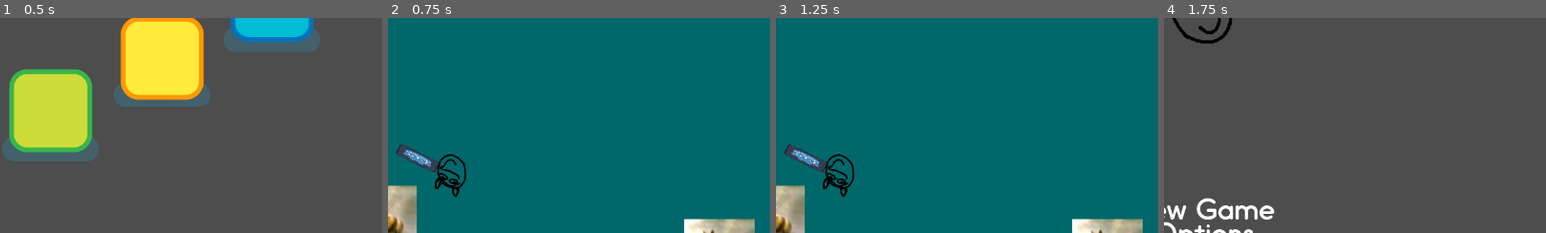
Above: before the commit, frames 1-4 (left to right).
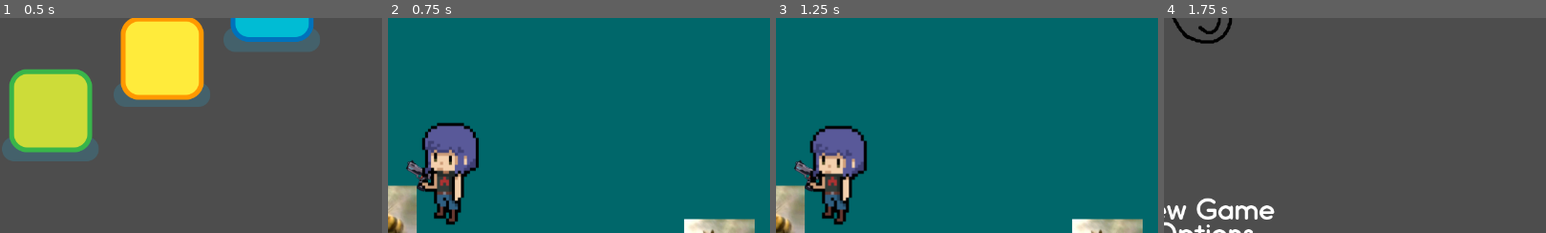
Above: after the commit, the same moments.

Repository: brianli378/ecs179-final-project
Game: Godot game, scene res://scenes/world.tscn
Two runs of this game, one before a commit and one after it. Both use one fixed random seed, a clock stepped at 60 frames per second and the inputs below.
Inputs (mouse positions are % of the whole screen's width and height, from its top left):
- Up to frame 1 (0.5 s): no input
- Up to frame 2 (0.75 s): click (21, 25) at 0.52 s
- Up to frame 3 (1.25 s): no input
- Up to frame 4 (1.75 s): tap Enter (ui_accept) at 1.25, 1.52 s; move the mouse to (72, 45) at 1.27 s; hold D (move_right) from 1.28 s (still down); tap Shift (dash) at 1.35 s
The pictures show only the part of the screen within x 42-92%, y 14-64%; the shares and areas given below are measured in that part.

Frame 1 is identical in both runs. In frame 2, 5.7% of the frame differs, in the area x 2-24%, y 48-97%; in frame 3, 5.5%; in frame 4, nothing differs.

Commit message:
assets put in

Diff:
--- a/2d-roguelike/project.godot
+++ b/2d-roguelike/project.godot
@@ -75,4 +75,5 @@
 
 [rendering]
 
+textures/canvas_textures/default_texture_filter=2
 renderer/rendering_method="mobile"
--- a/2d-roguelike/scenes/player.tscn
+++ b/2d-roguelike/scenes/player.tscn
@@ -1,13 +1,139 @@
-[gd_scene load_steps=7 format=3 uid="uid://cjfuyyu8dl486"]
+[gd_scene load_steps=26 format=3 uid="uid://cjfuyyu8dl486"]
 
 [ext_resource type="Script" uid="uid://dpfhd8ckyl4nx" path="res://scripts/player.gd" id="1_3vyb7"]
-[ext_resource type="Texture2D" uid="uid://ctfpr3oc0ghxn" path="res://assets/placeholder_gun.svg" id="2_g2els"]
 [ext_resource type="Texture2D" uid="uid://dlwpiotc2krv1" path="res://assets/placeholder_player.svg" id="2_qhqgy"]
 [ext_resource type="Script" uid="uid://c36483pxjdqw" path="res://scripts/gun_manager.gd" id="4_dqkch"]
+[ext_resource type="Texture2D" uid="uid://bi4wtqt5aggai" path="res://assets/pistol_side_view.png" id="4_ur7pv"]
 [ext_resource type="Script" uid="uid://khln6qoy0c4f" path="res://scripts/position_lock_lerp_camera.gd" id="5_qlg0r"]
+[ext_resource type="Texture2D" uid="uid://ryv7je4xbj7p" path="res://assets/tiny_idle_left.png" id="6_y4r1p"]
+[ext_resource type="Texture2D" uid="uid://crsnfbaik82ig" path="res://assets/tiny_idle_right.png" id="7_d2wvv"]
+[ext_resource type="Texture2D" uid="uid://ctsktlwtg03h1" path="res://assets/tiny_walk_left.png" id="8_3v2ag"]
+[ext_resource type="Texture2D" uid="uid://c0s1uhu6jx4oy" path="res://assets/tiny_walk_right.png" id="9_jej6c"]
+
+[sub_resource type="AtlasTexture" id="AtlasTexture_f1ej7"]
+atlas = ExtResource("4_ur7pv")
+region = Rect2(0, 0, 128, 128)
+
+[sub_resource type="SpriteFrames" id="SpriteFrames_oprun"]
+animations = [{
+"frames": [{
+"duration": 1.0,
+"texture": SubResource("AtlasTexture_f1ej7")
+}],
+"loop": true,
+"name": &"default",
+"speed": 5.0
+}]
 
 [sub_resource type="RectangleShape2D" id="RectangleShape2D_g2els"]
 size = Vector2(126, 123.5)
+
+[sub_resource type="AtlasTexture" id="AtlasTexture_ur7pv"]
+atlas = ExtResource("6_y4r1p")
+region = Rect2(0, 0, 221, 362)
+
+[sub_resource type="AtlasTexture" id="AtlasTexture_y4r1p"]
+atlas = ExtResource("6_y4r1p")
+region = Rect2(221, 0, 221, 362)
+
+[sub_resource type="AtlasTexture" id="AtlasTexture_d2wvv"]
+atlas = ExtResource("7_d2wvv")
+region = Rect2(0, 0, 221, 362)
+
+[sub_resource type="AtlasTexture" id="AtlasTexture_3v2ag"]
+atlas = ExtResource("7_d2wvv")
+region = Rect2(221, 0, 221, 362)
+
+[sub_resource type="AtlasTexture" id="AtlasTexture_jej6c"]
+atlas = ExtResource("8_3v2ag")
+region = Rect2(0, 0, 221, 362)
+
+[sub_resource type="AtlasTexture" id="AtlasTexture_oprun"]
+atlas = ExtResource("8_3v2ag")
+region = Rect2(221, 0, 221, 362)
+
+[sub_resource type="AtlasTexture" id="AtlasTexture_a8ls1"]
+atlas = ExtResource("8_3v2ag")
+region = Rect2(442, 0, 221, 362)
+
+[sub_resource type="AtlasTexture" id="AtlasTexture_qfm1y"]
+atlas = ExtResource("8_3v2ag")
+region = Rect2(663, 0, 221, 362)
+
+[sub_resource type="AtlasTexture" id="AtlasTexture_fulsm"]
+atlas = ExtResource("9_jej6c")
+region = Rect2(0, 0, 221, 362)
+
+[sub_resource type="AtlasTexture" id="AtlasTexture_4r5pv"]
+atlas = ExtResource("9_jej6c")
+region = Rect2(221, 0, 221, 362)
+
+[sub_resource type="AtlasTexture" id="AtlasTexture_60mlk"]
+atlas = ExtResource("9_jej6c")
+region = Rect2(442, 0, 221, 362)
+
+[sub_resource type="AtlasTexture" id="AtlasTexture_i4ail"]
+atlas = ExtResource("9_jej6c")
+region = Rect2(663, 0, 221, 362)
+
+[sub_resource type="SpriteFrames" id="SpriteFrames_pf23h"]
+animations = [{
+"frames": [{
+"duration": 1.0,
+"texture": SubResource("AtlasTexture_ur7pv")
+}, {
+"duration": 1.0,
+"texture": SubResource("AtlasTexture_y4r1p")
+}],
+"loop": true,
+"name": &"tiny_idle_left",
+"speed": 2.0
+}, {
+"frames": [{
+"duration": 1.0,
+"texture": SubResource("AtlasTexture_d2wvv")
+}, {
+"duration": 1.0,
+"texture": SubResource("AtlasTexture_3v2ag")
+}],
+"loop": true,
+"name": &"tiny_idle_right",
+"speed": 2.0
+}, {
+"frames": [{
+"duration": 1.0,
+"texture": SubResource("AtlasTexture_jej6c")
+}, {
+"duration": 1.0,
+"texture": SubResource("AtlasTexture_oprun")
+}, {
+"duration": 1.0,
+"texture": SubResource("AtlasTexture_a8ls1")
+}, {
+"duration": 1.0,
+"texture": SubResource("AtlasTexture_qfm1y")
+}],
+"loop": true,
+"name": &"tiny_walk_left",
+"speed": 5.0
+}, {
+"frames": [{
+"duration": 1.0,
+"texture": SubResource("AtlasTexture_fulsm")
+}, {
+"duration": 1.0,
+"texture": SubResource("AtlasTexture_4r5pv")
+}, {
+"duration": 1.0,
+"texture": SubResource("AtlasTexture_60mlk")
+}, {
+"duration": 1.0,
+"texture": SubResource("AtlasTexture_i4ail")
+}],
+"loop": true,
+"name": &"tiny_walk_right",
+"speed": 5.0
+}]
 
 [node name="Player" type="CharacterBody2D"]
 script = ExtResource("1_3vyb7")
@@ -18,11 +144,17 @@
 [node name="Gun" type="Sprite2D" parent="Body"]
 position = Vector2(117, 0)
 scale = Vector2(1.1484375, 0.3046875)
-texture = ExtResource("2_g2els")
 script = ExtResource("4_dqkch")
 
 [node name="ProjectileSpawn" type="Node2D" parent="Body/Gun"]
 position = Vector2(75, 0)
+
+[node name="AnimatedSprite2D" type="AnimatedSprite2D" parent="Body/Gun"]
+position = Vector2(-32, 30)
+scale = Vector2(1.05, 1.28)
+sprite_frames = SubResource("SpriteFrames_oprun")
+centered = false
+offset = Vector2(-30, -80)
 
 [node name="CollisionShape2D" type="CollisionShape2D" parent="."]
 position = Vector2(0, 0.25)
@@ -33,3 +165,7 @@
 process_callback = 0
 position_smoothing_enabled = true
 script = ExtResource("5_qlg0r")
+
+[node name="AnimatedSprite2D" type="AnimatedSprite2D" parent="."]
+sprite_frames = SubResource("SpriteFrames_pf23h")
+animation = &"tiny_idle_right"
--- a/2d-roguelike/scripts/gun_manager.gd
+++ b/2d-roguelike/scripts/gun_manager.gd
@@ -3,9 +3,15 @@
 
 @onready var projectile_spawn: Node2D = $ProjectileSpawn
 @onready var camera: Camera2D = get_parent().get_parent().get_node("Camera2D") as Camera2D
+@onready var player: CharacterBody2D = get_parent().get_parent()
+
+@export var offset_right: Vector2 = Vector2(-100, 0)
+@export var offset_left: Vector2 = Vector2(100, 0)
 
 var _projectile_scene = preload("res://scenes/projectile.tscn")
 var _time_since_last_shot: float = 0.0
+var facing_right = false
+var default_state = true
 
 var guns: Array[Gun] = []
 var curr_gun_index: int = 0
@@ -24,6 +30,49 @@
 
 func _process(_delta: float) -> void:
 	_time_since_last_shot += _delta
+
+	var mouse_pos = get_global_mouse_position()
+	var player_position = global_position
+	var mouse_direction = mouse_pos.x - player_position.x
+
+	if player.velocity.x > 0 or default_state:
+		# if player is moving right
+		scale.y = 1
+		position = offset_left
+		facing_right = true
+		default_state = false
+
+	elif player.velocity.x < 0 or mouse_direction < -100:
+		# if player is moving left
+		scale.y = -1
+		position = offset_right
+		facing_right = false
+		default_state = false
+
+	elif mouse_direction > 100 and player.velocity.x == 0:
+		# if player is looking left
+		scale.y = 1
+		position = offset_left
+		facing_right = true
+		default_state = false
+
+	elif mouse_direction < -100 and player.velocity.x == 0:
+		# if player is looking rihgt
+		scale.y = -1
+		position = offset_right
+		facing_right = false
+		default_state = false
+
+	look_at(mouse_pos)
+
+	if facing_right:
+		# when facing right, limit rotation
+		rotation = clamp(rotation, -1.5, 1.5)
+	else:
+		# when facing left, limit rotation
+		var abs_rotation = abs(rotation)
+		abs_rotation = clamp(abs_rotation, 1.5, 5)
+		rotation = sign(rotation) * abs_rotation
 
 	if Input.is_action_just_pressed("switch_gun"):
 		curr_gun_index = (curr_gun_index + 1) % guns.size()
--- a/2d-roguelike/scripts/player.gd
+++ b/2d-roguelike/scripts/player.gd
@@ -6,6 +6,7 @@
 
 const SPEED := 700.0
 @onready var cam := $Camera2D
+@onready var anim: AnimatedSprite2D = $AnimatedSprite2D
 
 # dash
 const DASH_SPEED_MULT := 20.0
@@ -18,10 +19,14 @@
 var dash_cooldown := 0.0
 var dash_direction := Vector2.ZERO
 var current_speed := SPEED
-
+var mouse_position : Vector2
+var player_position : Vector2
+var last_horizontal_direction := 1  # 1 for right, -1 for left (default to right)
 
 func _process(_delta: float) -> void:
-	look_at(get_global_mouse_position())
+	#look_at(get_global_mouse_position())
+	mouse_position = get_global_mouse_position()
+	player_position = global_position
 
 
 func _physics_process(_delta: float) -> void:
@@ -64,4 +69,25 @@
 		get_tree().paused = true
 		_world.pause_menu()
 
+	# Animation Handling
+	if move_direction == Vector2.ZERO:
+		# if player isnt moving, play idle animation
+		if mouse_position.x - player_position.x < 0:
+			anim.play("tiny_idle_left")
+		else:
+			anim.play("tiny_idle_right")
+
+	else:
+		# if player is moving horizontally
+		if abs(move_direction.x) > abs(move_direction.y):
+			last_horizontal_direction = sign(move_direction.x)
+			anim.play("tiny_walk_right" if move_direction.x > 0 else "tiny_walk_left")
+		# if player is moving more vertically
+		elif abs(move_direction.x) < abs(move_direction.y):
+			#anim.play("tiny_walk_right" if last_horizontal_direction > 0 else "tiny_walk_left")
+			if mouse_position.x - player_position.x < 0:
+				anim.play("tiny_walk_left")
+			else:
+				anim.play("tiny_walk_right")
+
 	move_and_slide()
Binary file added: 2d-roguelike/assets/pistol_side_view.png
Not shown, added: 2d-roguelike/assets/pistol_side_view.png.import
Binary file added: 2d-roguelike/assets/tiny_idle_left.png
Not shown, added: 2d-roguelike/assets/tiny_idle_left.png.import
Binary file added: 2d-roguelike/assets/tiny_idle_right.png
Not shown, added: 2d-roguelike/assets/tiny_idle_right.png.import
Binary file added: 2d-roguelike/assets/tiny_walk_left.png
Not shown, added: 2d-roguelike/assets/tiny_walk_left.png.import
Binary file added: 2d-roguelike/assets/tiny_walk_right.png
Not shown, added: 2d-roguelike/assets/tiny_walk_right.png.import
